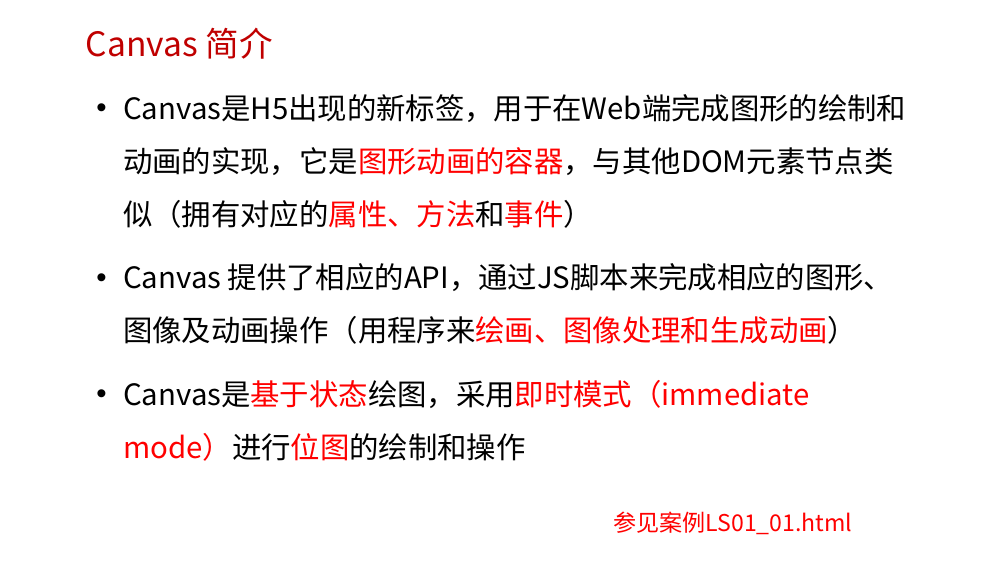
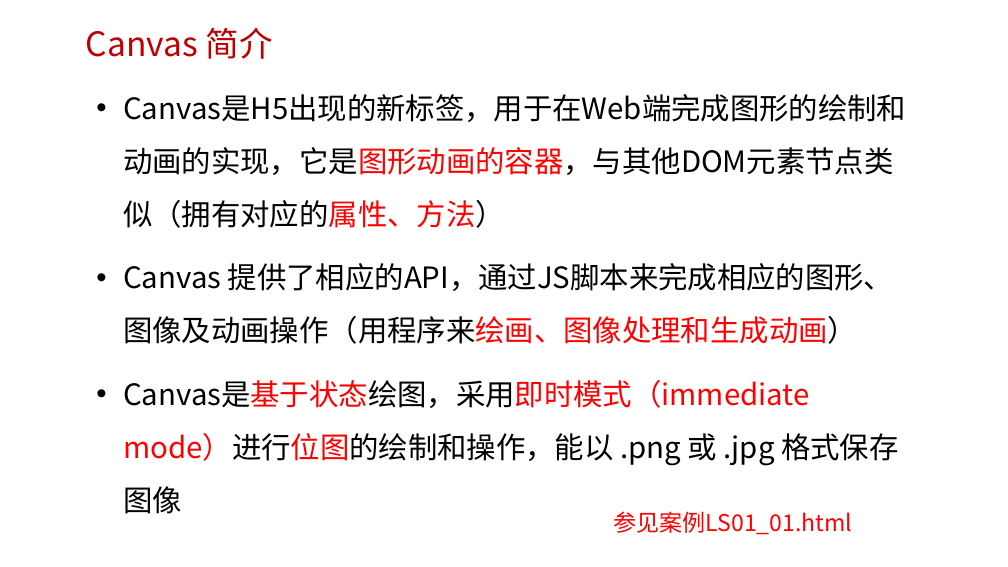
Before and after one commit to edu2act/course-H5-Animation-and-Game-Development, a slide deck: slide 7 of materials/slides/ch01.pptx. Drawn at 1008x567 pixels with LibreOffice and Linux fonts; fonts in the diff are those of the drawing; background and template pictures are left out. Boxes give left, top, right and bottom in pixels: in the first picture for what was removed or moved away, otherwise in the second. Text is boxed around its words. In the diff, an @@ line names an element or a change of style, - is before the commit and + after.

```diff
--- a/materials/slides/ch01.pptx
+++ b/materials/slides/ch01.pptx
@@ text at (x1=123, y1=94, x2=906, y2=228): text changed @@
-• Canvas是H5出现的新标签，用于在Web端完成图形的绘制和动画的实现，它是图形动画的容器，与其他DOM元素节点类似（拥有对应的属性、方法和事件）
+• Canvas是H5出现的新标签，用于在Web端完成图形的绘制和动画的实现，它是图形动画的容器，与其他DOM元素节点类似（拥有对应的属性、方法）
@@ text at (x1=123, y1=380, x2=898, y2=514): text changed; text colour #FF0000 to #000000 @@
-• Canvas是基于状态绘图，采用即时模式（immediate mode）进行位图的绘制和操作
+• Canvas是基于状态绘图，采用即时模式（immediate mode）进行位图的绘制和操作，能以 .png 或 .jpg 格式保存图像
```
Also in this commit, not shown: 4 other slides changed, 1 other file.
